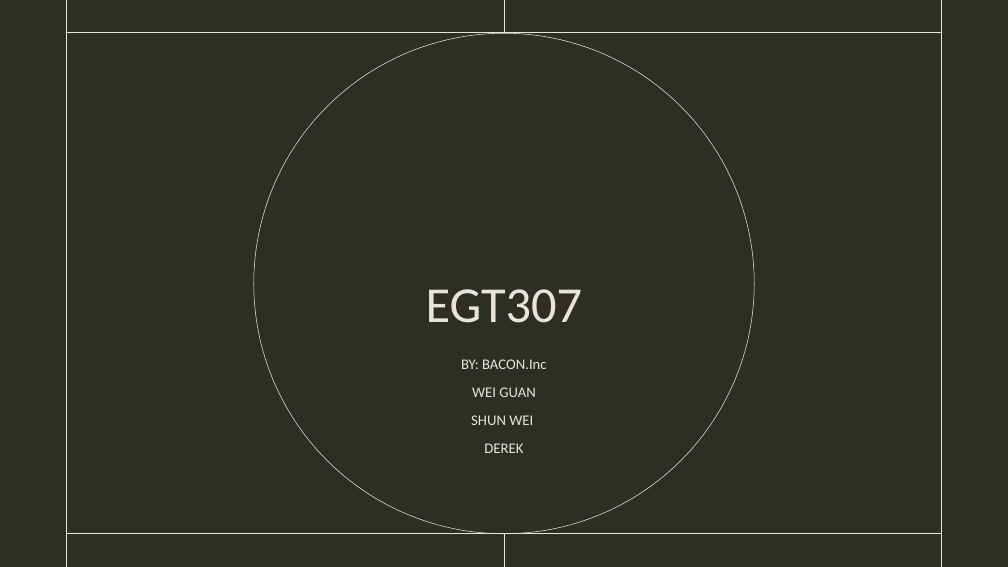
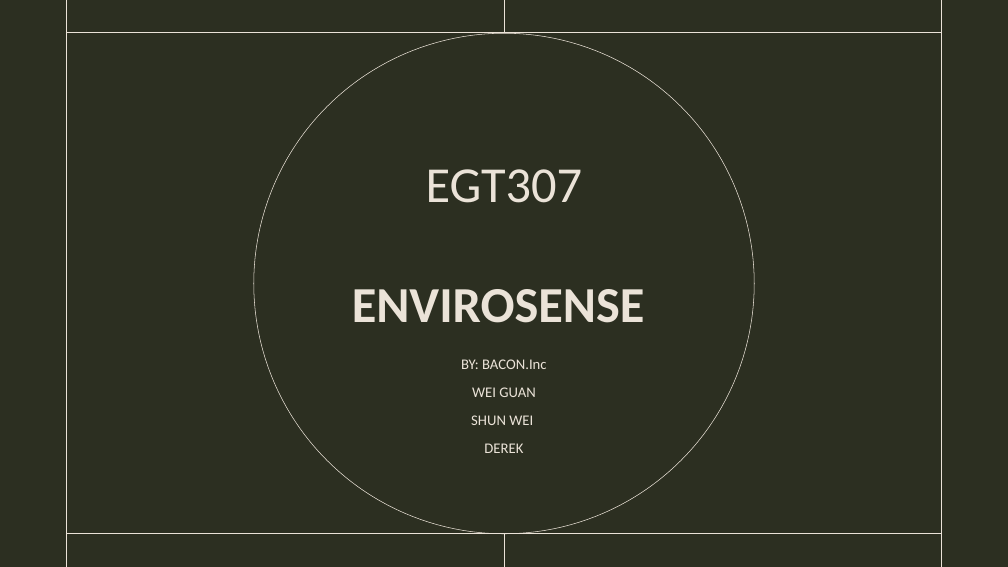
Before and after one commit to cucucumber789-svg/EGT307_T2_Bacon, a slide deck: slide 1 of EGT307 PRESENTATION.pptx. Drawn at 1008x567 pixels with LibreOffice and Linux fonts; fonts in the diff are those of the drawing. Boxes give left, top, right and bottom in pixels: in the first picture for what was removed or moved away, otherwise in the second. Text is boxed around its words. In the diff, an @@ line names an element or a change of style, - is before the commit and + after.

Commit message:
update on presentation

```diff
--- a/EGT307 PRESENTATION.pptx
+++ b/EGT307 PRESENTATION.pptx
@@ title at [352, 169, 645, 323]: text changed; bold on @@
-EGT307
+EGT307
+ENVIROSENSE
```
Also in this commit, not shown: 1 other file.
